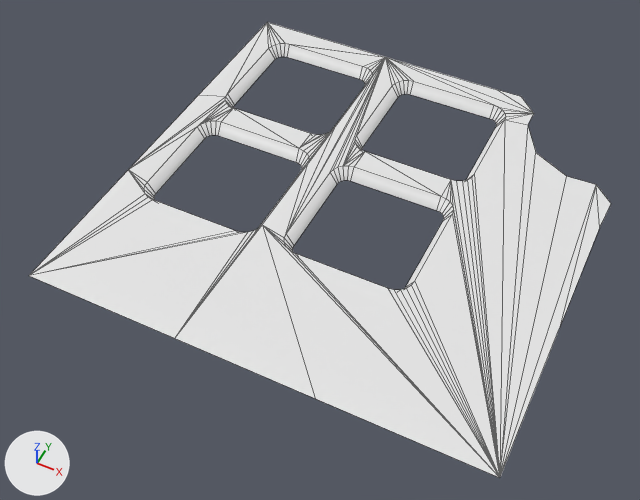
What one commit did to the OBJ model Assets/Models/Plate.obj.
Both versions are drawn from a 50 mm lens placed at (0.94, -2.18, 2.5), pointed at (-0.06, -0.18, 0.01). Lighting does not change. The marker at lower left points along +X, +Y and +Z. Mesh edges are drawn as thin lines. Where no turn or scale is listed for an object, it has been applied to the vertices.

Before the edit, the objects in view are built like this:
```python
me_plate = bpy.data.meshes.new('Plate')
me_plate.from_pydata(...)  # 210 vertices, 216 faces; spans x -0.85..0.86, y -0.85..0.85, z 0.1..0.15
ob_plate = bpy.data.objects.new('Plate', me_plate)
ob_plate.location = (0.0, 0.0, 0.0)
```
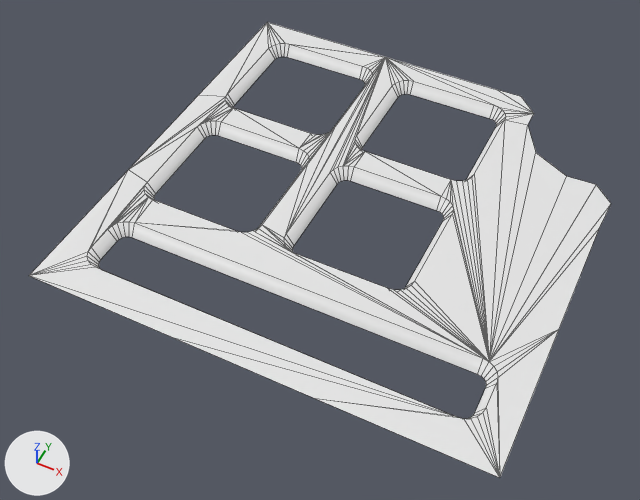
Diff of the bpy script that builds the scene:
```diff
--- a/Assets/Models/Plate.obj.py
+++ b/Assets/Models/Plate.obj.py
@@ me_plate @@
 # used by ob_plate; location = (0.0, 0.0, 0.0)
-me_plate.from_pydata(...)  # 210 vertices, 216 faces; spans x -0.85..0.86, y -0.85..0.85, z 0.1..0.15
+me_plate.from_pydata(...)  # 258 vertices, 266 faces; spans x -0.85..0.86, y -0.85..0.85, z 0.1..0.15
+# me_plate part 1
+# 40 faces are deleted
+# 48 vertices are added at x -0.74..0.74, y -0.72..-0.48, z 0.1..0.15
+# 90 new faces join them
```

Location of each change, [x1, y1, x2, y2] in pixels of the pictures (640 x 500 px):
part 1 of me_plate, built on
    both: [29, 122, 611, 478]
